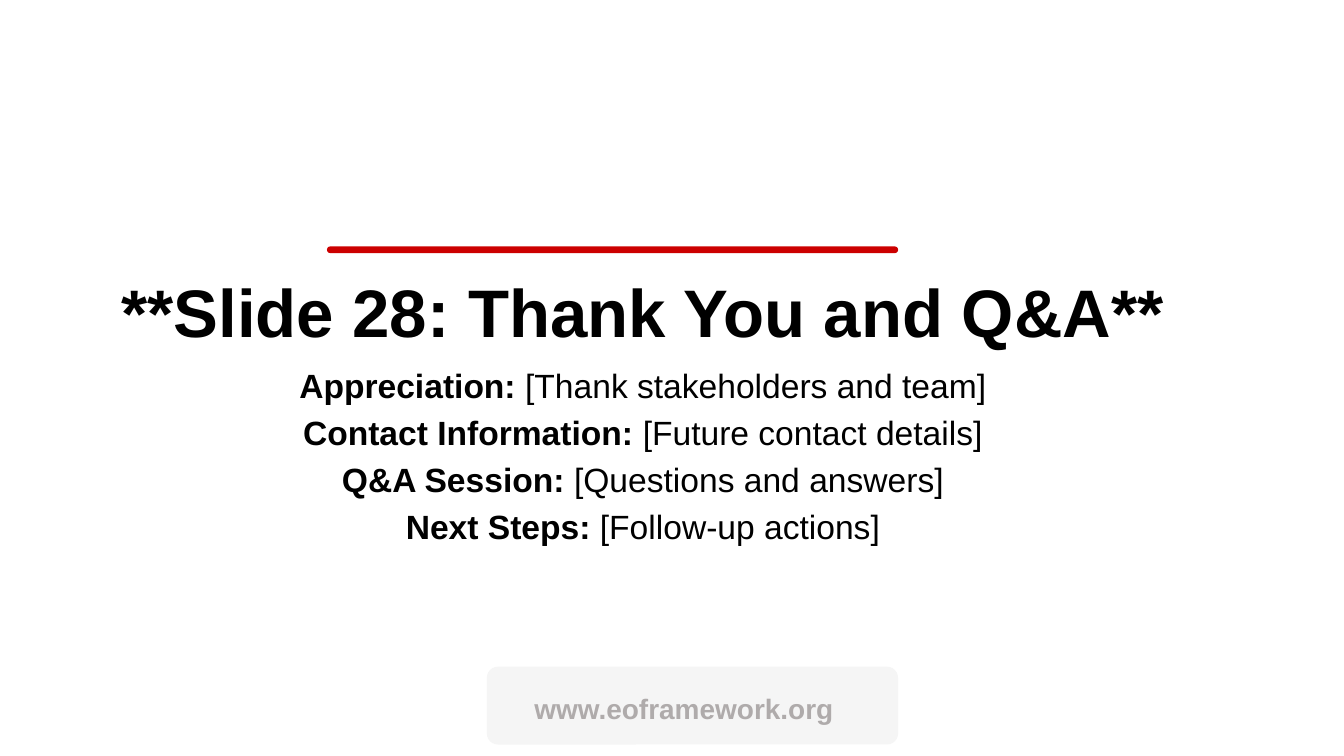
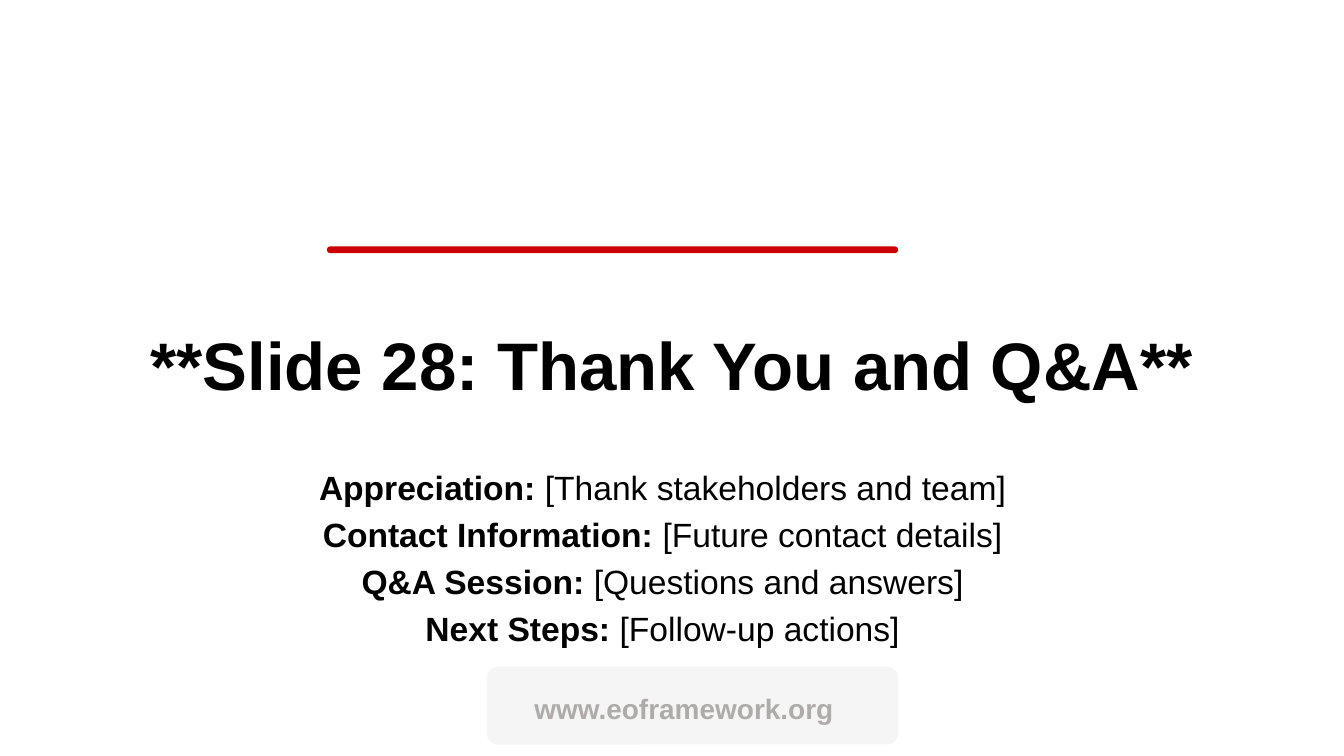
Before and after one commit to eoframework/solutions, a slide deck: slide 28 of solution-template/sample-provider/sample-category/sample-solution/delivery/closeout-presentation.pptx. Drawn at 1344x756 pixels with LibreOffice and Linux fonts; fonts in the diff are those of the drawing; background and template pictures are left out. Boxes give left, top, right and bottom in pixels: in the first picture for what was removed or moved away, otherwise in the second. Text is boxed around its words. In the diff, an @@ line names an element or a change of style, - is before the commit and + after.

```diff
--- a/solution-template/sample-provider/sample-category/sample-solution/delivery/closeout-presentation.pptx
+++ b/solution-template/sample-provider/sample-category/sample-solution/delivery/closeout-presentation.pptx
@@ text "**Slide 28: Thank You and ...": place and size @@
-text "**Slide 28: Thank You and ..." at box(121, 288, 1164, 350)
+text "**Slide 28: Thank You and ..." at box(150, 341, 1193, 403)
@@ text "Appreciation: [Thank stakeholders and team]": place and size @@
-text "Appreciation: [Thank stakeholders and team]" at box(299, 373, 986, 545)
+text "Appreciation: [Thank stakeholders and team]" at box(319, 475, 1006, 647)
```
Also in this commit, not shown: 6 other slides changed, 18 other files.
